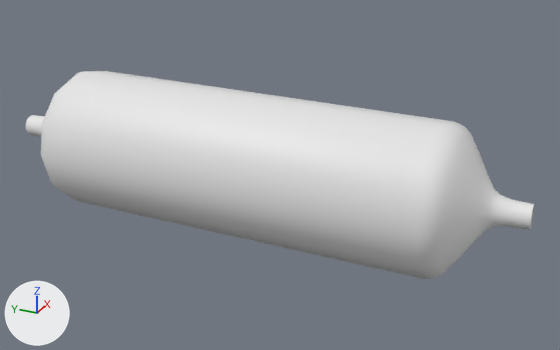
The FBX model rezystor_cylinder_widok.fbx: old version first, new version second.
Both versions are drawn from a camera (50 mm lens) standing at (-12.67, -4.38, 4.29) and looking at (-3.83, -0.41, -0.13). Arrows for +X, +Y and +Z are at lower left; the lights stay in place.

Before the edit, the objects in view are built like this:
```python
me_cylinder_005 = bpy.data.meshes.new('Cylinder.005')
me_cylinder_005.from_pydata(...)  # 252 vertices, 240 faces; spans x -4.95..-2.95, y -3.75..3.75, z -1.0..1.0
ob_rezystor_cylinder_widok = bpy.data.objects.new('rezystor_cylinder_widok', me_cylinder_005)
ob_rezystor_cylinder_widok.location = (0.0, 0.0, 0.0)
```
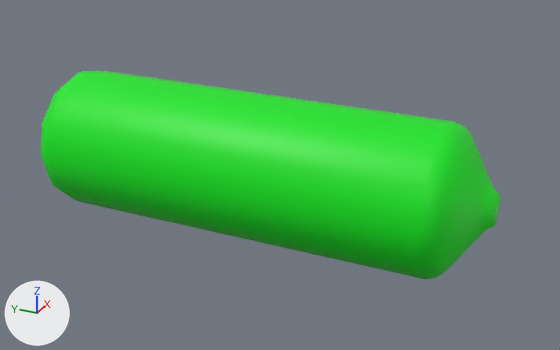
The edits, one by one:
Material 'rezystor' (mat_rezystor) is new.
Its base color is (0.0, 0.8, 0.0106) (green #00e71a).
me_cylinder_005 is used by ob_rezystor_cylinder_widok; location (0.0, 0.0, 0.0).
me_cylinder_005 had 252 vertices, 240 faces and spanned x -4.95..-2.95, y -3.75..3.75, z -1.0..1.0.
me_cylinder_005 now has 204 vertices, 204 faces and spans x -4.95..-2.95, y -3.34..3.34, z -1.0..1.0.
Part 1, on me_cylinder_005:
24 vertices are removed from x -4.12..-3.78, y 3.48..3.75, z -0.17..0.17.
24 faces are deleted.
6 new faces join them.
Part 2, on me_cylinder_005:
24 vertices are removed from x -4.12..-3.78, y -3.75..-3.48, z -0.17..0.17.
24 faces are deleted.
6 new faces join them.
me_cylinder_005 part 3: 192 faces spanning x -4.95..-2.95, y -3.34..3.34, z -1.0..1.0 switch from no material to mat_rezystor (green #00e71a).

What differs and where, as boxes [x1, y1, x2, y2] in the pictures (560 x 350 px):
'rezystor_cylinder_widok', reshaped (10% narrower)
    before: [26, 71, 535, 279]
    after: [41, 71, 501, 279]
part 1 of me_cylinder_005, cut back
    before: [26, 115, 45, 137]
part 2 of me_cylinder_005, cut back
    before: [494, 195, 535, 230]
    after: [494, 196, 501, 226]
part 3 of me_cylinder_005, recoloured (white to green)
    both: [41, 71, 500, 279]
